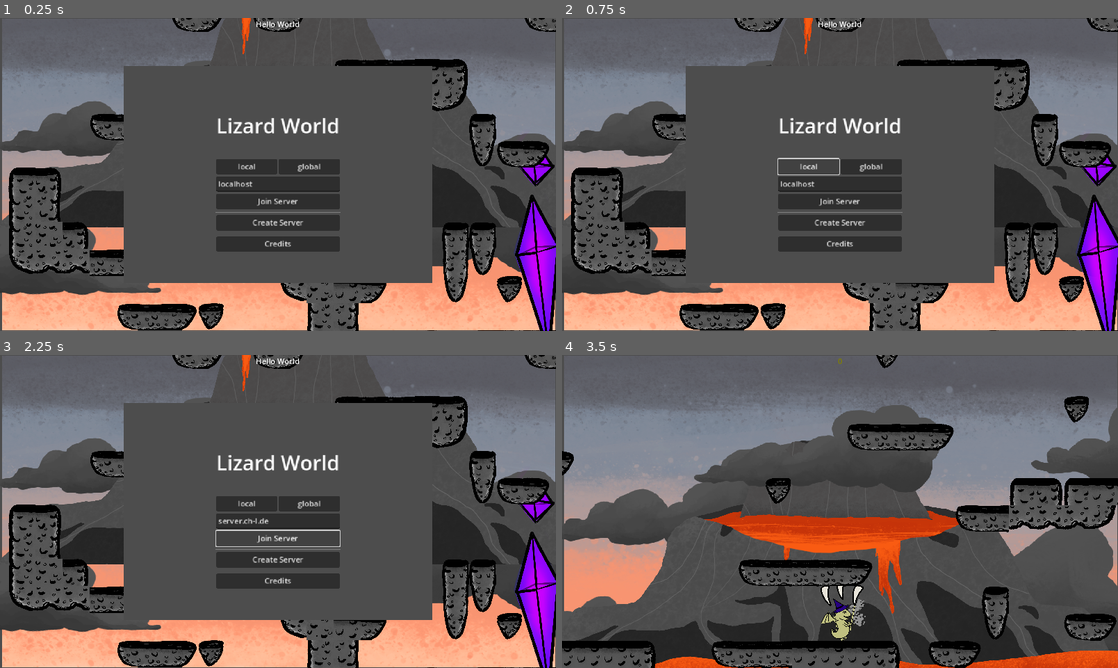
Above: before the commit, frames 1-4 (two rows, left to right).
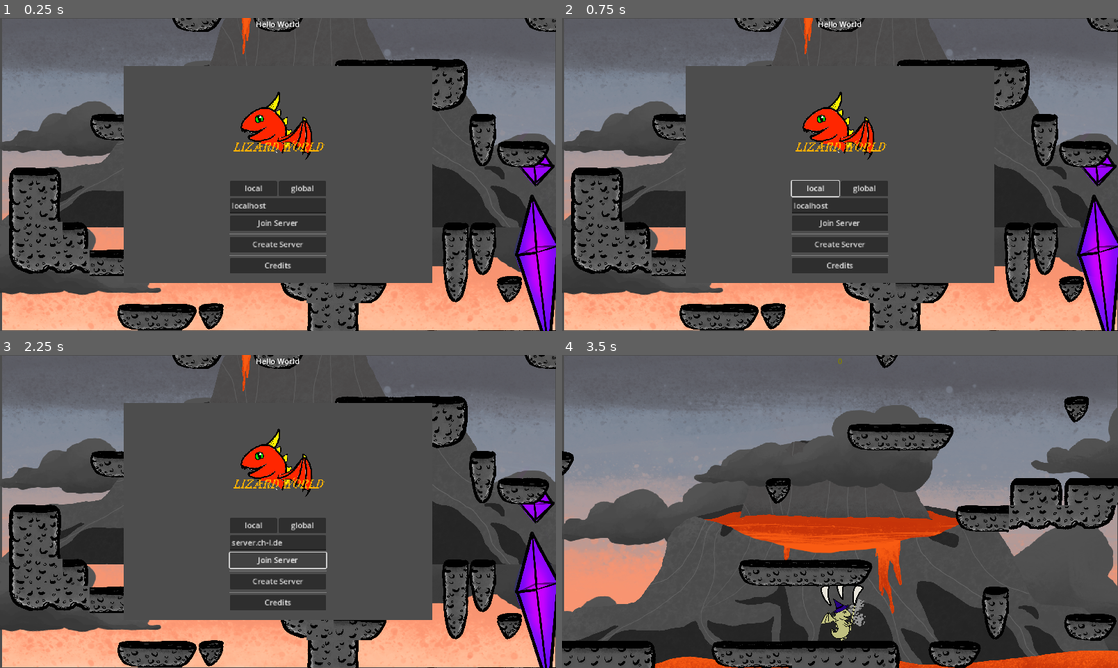
Above: after the commit, the same moments.

Repository: janekx21/lizard-world
Game: Godot game, scene res://game/game.tscn
Same seed, same stepped clock (60 frames per second), same inputs: the game is played once before the commit and once after it.
Inputs:
- Up to frame 1 (0.25 s): no input
- Up to frame 2 (0.75 s): click "local" at 0.5 s
- Up to frame 3 (2.25 s): click "global" at 1.25 s; click "Join Server" at 2 s
- Up to frame 4 (3.5 s): click "Create Server" at 2.75 s

The runs differ from the first frame. In frame 1, 5.8% of the frame differs, in the area x 38-62%, y 23-82%; in frame 2, 5.4%; in frame 3, 5.7%; in frame 4, nothing differs.

Commit message:
add logo

Diff:
--- a/game/game.tscn
+++ b/game/game.tscn
@@ -1,7 +1,8 @@
-[gd_scene load_steps=25 format=3 uid="uid://c5iknbtcn5etf"]
+[gd_scene load_steps=26 format=3 uid="uid://c5iknbtcn5etf"]
 
 [ext_resource type="Script" path="res://game/game.gd" id="1_7bnle"]
 [ext_resource type="PackedScene" uid="uid://ciu4ggg11cq10" path="res://enemy/enemy.tscn" id="2_bw475"]
+[ext_resource type="Texture2D" uid="uid://rwn1b20b2num" path="res://textures/player/logo.png" id="3_0qts3"]
 [ext_resource type="Script" path="res://game/CameraFollow.gd" id="3_3s4u8"]
 [ext_resource type="Script" path="res://player/hurtbox.gd" id="4_2irw5"]
 [ext_resource type="Texture2D" uid="uid://dituy55711xqj" path="res://textures/environment/background.png" id="5_jwoyd"]
@@ -88,10 +89,10 @@
 [node name="VBoxContainer" type="VBoxContainer" parent="MasterPopup/CenterContainer"]
 layout_mode = 2
 
-[node name="Label" type="Label" parent="MasterPopup/CenterContainer/VBoxContainer"]
-layout_mode = 2
-theme_override_font_sizes/font_size = 42
-text = "Lizard World"
+[node name="TextureRect" type="TextureRect" parent="MasterPopup/CenterContainer/VBoxContainer"]
+layout_mode = 2
+texture = ExtResource("3_0qts3")
+expand_mode = 5
 
 [node name="HSeparator2" type="HSeparator" parent="MasterPopup/CenterContainer/VBoxContainer"]
 layout_mode = 2
Not shown, added: textures/player/logo.png.import
